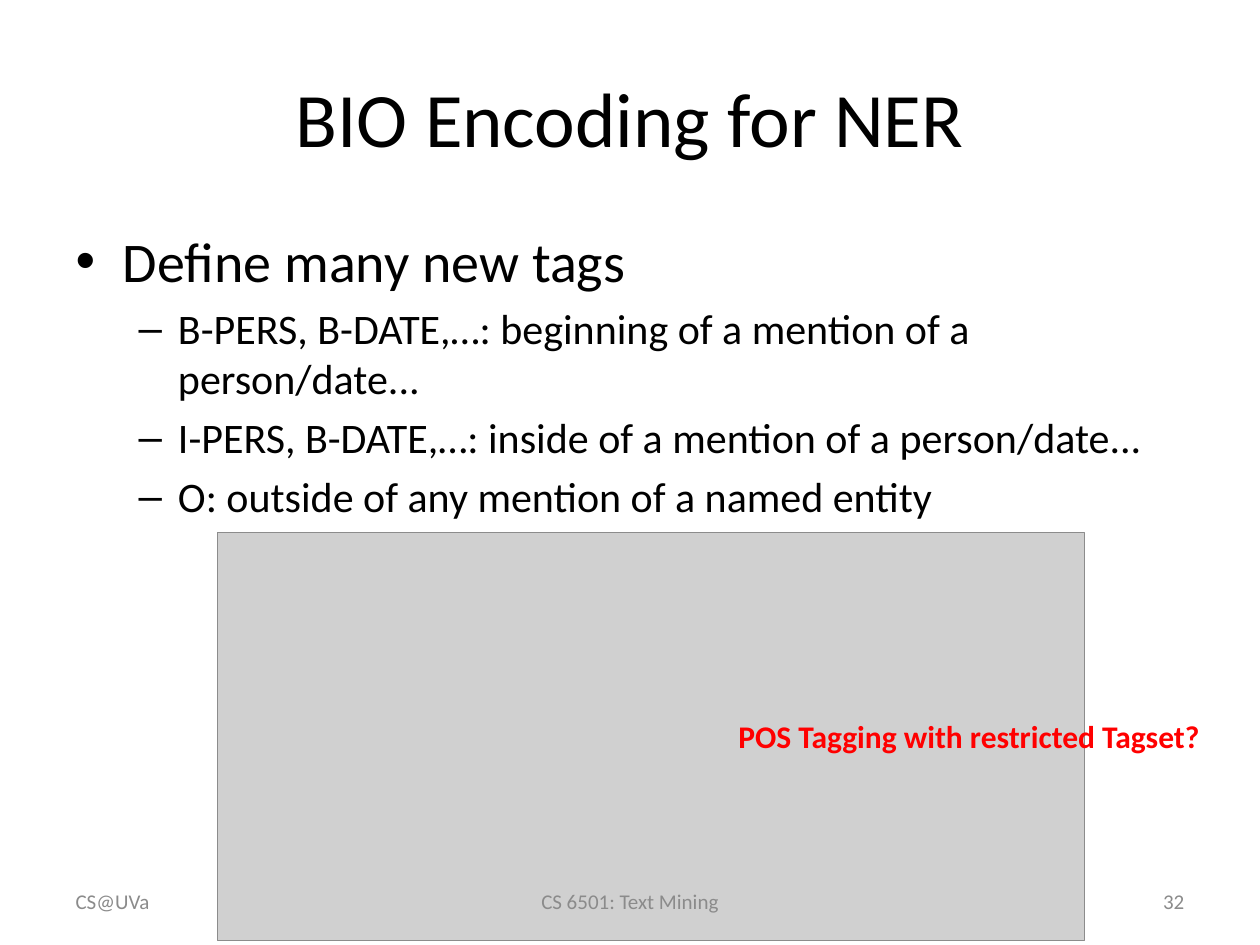
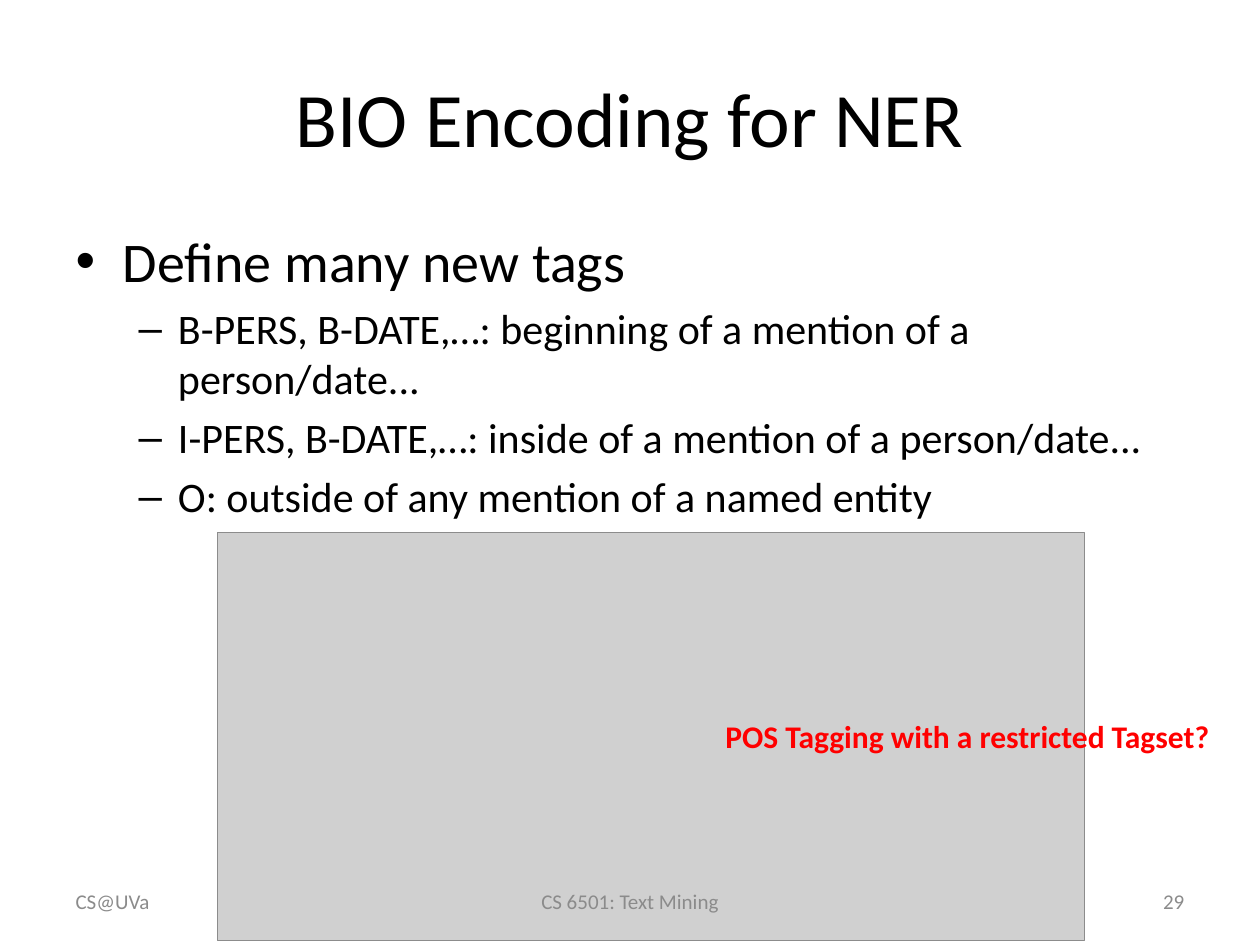
Before and after one commit to wang296/CS6501-Text-Mining, a slide deck: slide 29 of docs/POSTagging-SequenceLabeling.pptx (slide 32 before the commit). Drawn at 1260x945 pixels with LibreOffice and Linux fonts; fonts in the diff are those of the drawing; grey boxes stand for pictures. Boxes give left, top, right and bottom in pixels: in the first picture for what was removed or moved away, otherwise in the second. Text is boxed around its words. In the diff, an @@ line names an element or a change of style, - is before the commit and + after.

```diff
--- a/docs/POSTagging-SequenceLabeling.pptx
+++ b/docs/POSTagging-SequenceLabeling.pptx
@@ text at box(725, 722, 1209, 756): text changed @@
-POS Tagging with restricted Tagset?
+POS Tagging with a restricted Tagset?
@@ page number at box(1163, 895, 1184, 909): text changed @@
-32
+29
```
Also in this commit, not shown: 7 other slides changed, 6 slides removed, 3 other files.
